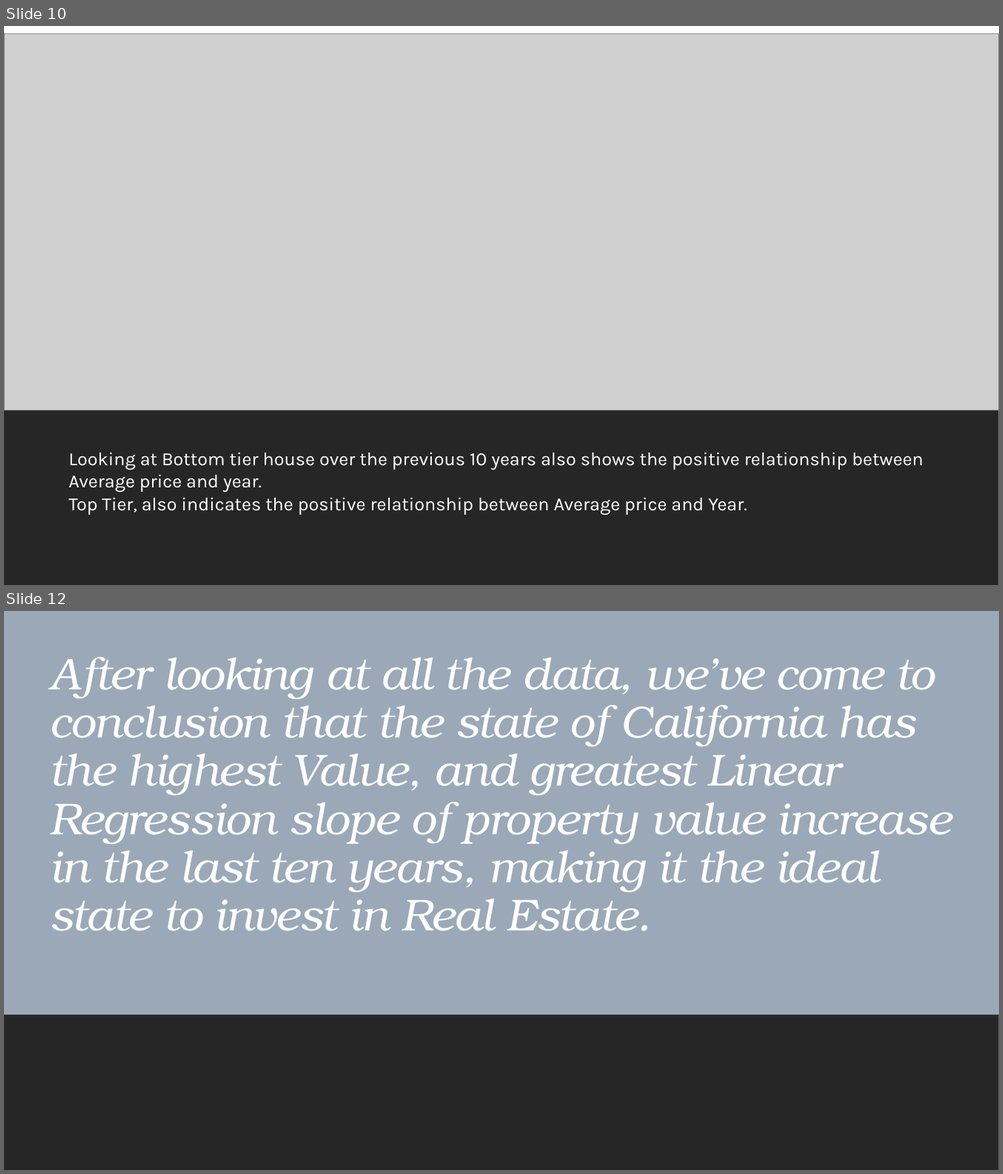
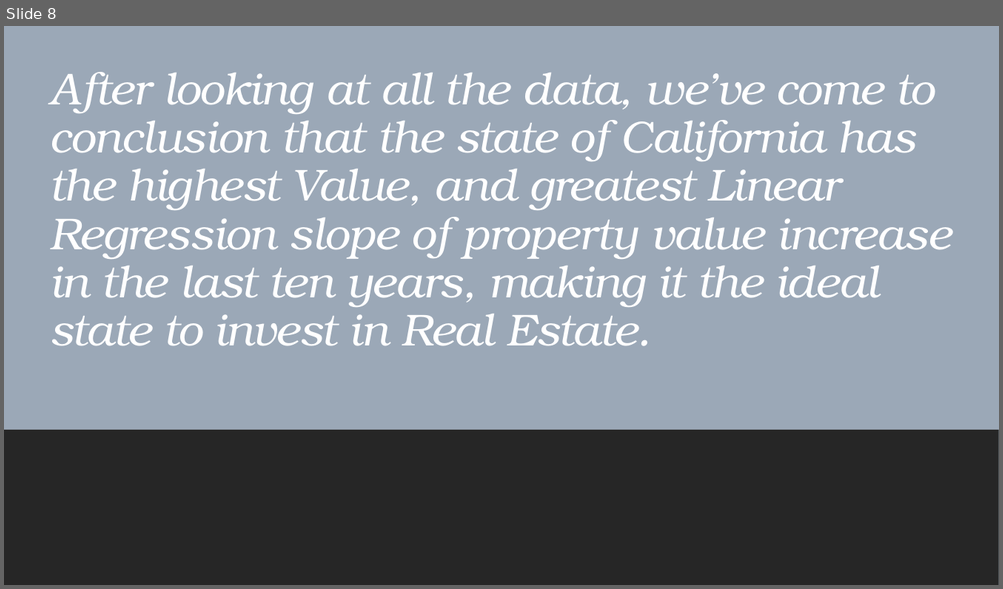
Before and after one commit to Arnawutu/Project1Group10, a slide deck: Main_Data/Nasdaq Real Estate Data Cleaning.pptx. Shown one above the other, each under a label of ours: slides 10 and 12 before the commit, slide 8 after it; the slides between them are not shown. The pictures are 1003x1174 and 1003x589 pixels, drawn with LibreOffice and Linux fonts; fonts in the diff are those of the drawing; grey boxes stand for pictures. Boxes give left, top, right and bottom in pixels: in the first picture for what was removed or moved away, otherwise in the second. Text is boxed around its words. In the diff, an @@ line names an element or a change of style, - is before the commit and + after.

```diff
--- a/Main_Data/Nasdaq Real Estate Data Cleaning.pptx
+++ b/Main_Data/Nasdaq Real Estate Data Cleaning.pptx
@@ slide 10 removed at [4,26,999,585], background #FFFFFF @@
@@ picture removed at [4,34,999,411] @@
@@ rectangle removed at [4,400,999,585] @@
@@ text removed at [68,452,923,515] @@
-Looking at Bottom tier house over the previous 10 years also shows the positive relationship between Average price and year.
-Top Tier, also indicates the positive relationship between Average price and Year.
@@ what was slide 12 is now slide 8 @@
```
Also in this commit, not shown: 4 slides added, 3 other slides removed, 1 other file.
